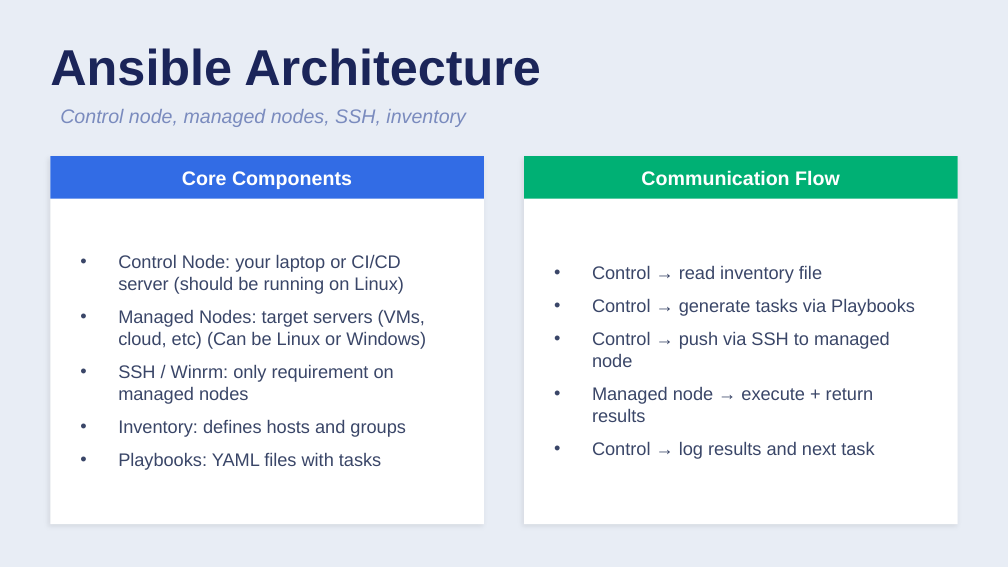
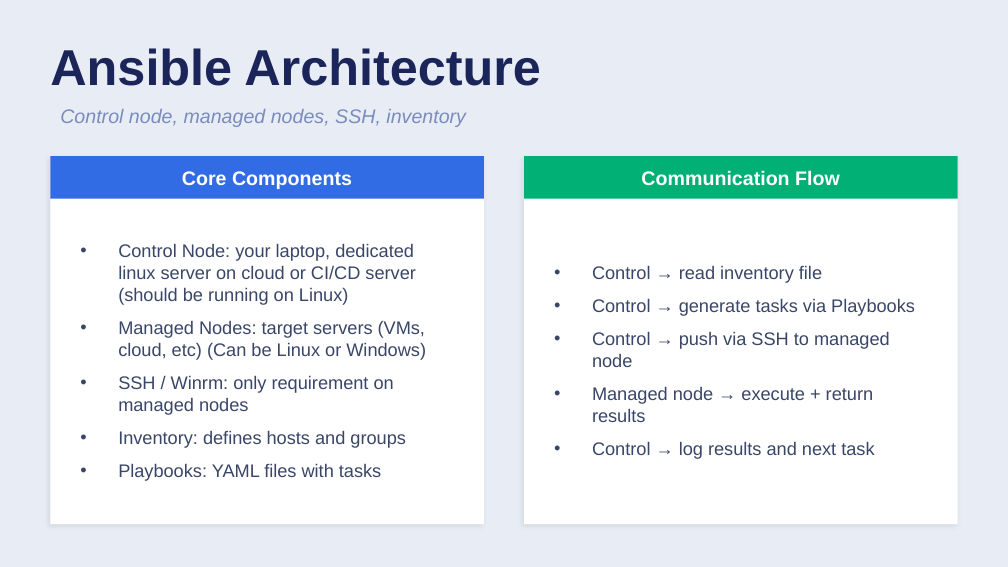
Before and after one commit to Saro-87/PPMCAD16B, a slide deck: slide 6 of 03-Ansible/03-Ansible-Fundamentals.pptx. Drawn at 1008x567 pixels with LibreOffice and Linux fonts; fonts in the diff are those of the drawing. Boxes give left, top, right and bottom in pixels: in the first picture for what was removed or moved away, otherwise in the second. Text is boxed around its words. In the diff, an @@ line names an element or a change of style, - is before the commit and + after.

```diff
--- a/03-Ansible/03-Ansible-Fundamentals.pptx
+++ b/03-Ansible/03-Ansible-Fundamentals.pptx
@@ text at bbox=[118, 243, 415, 305]: text changed @@
-• Control Node: your laptop or CI/CD server (should be running on Linux)
+• Control Node: your laptop, dedicated linux server on cloud or CI/CD server (should be running on Linux)
```
Also in this commit, not shown: 21 other files.
